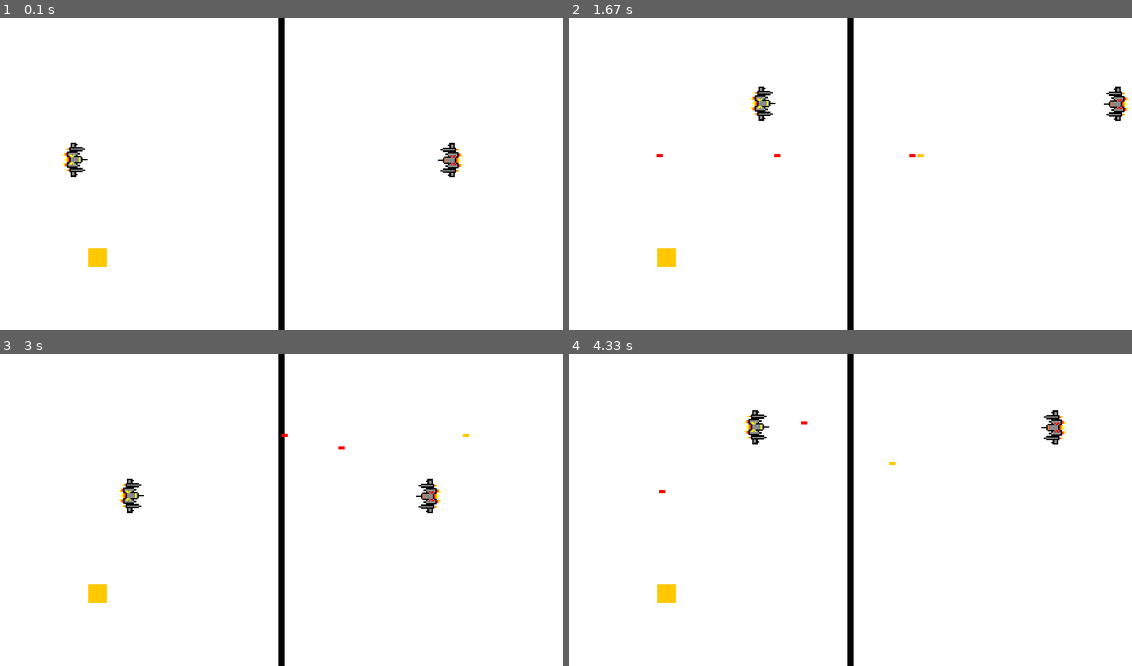
Above: before the commit, frames 1-4 (two rows, left to right).
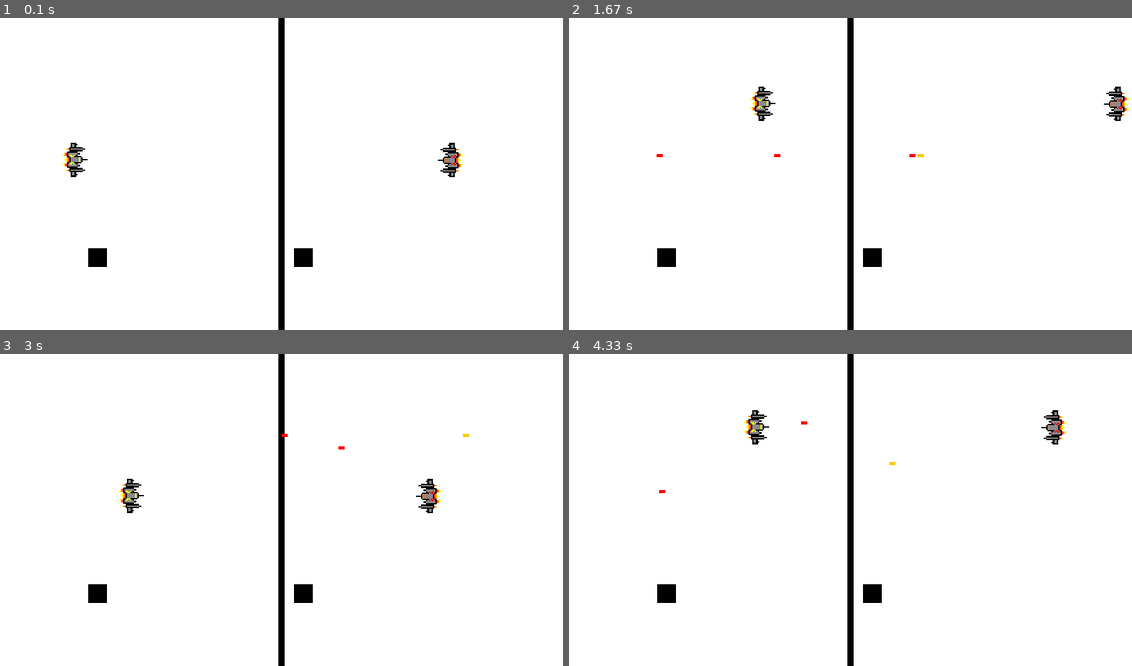
Above: after the commit, the same moments.

Repository: Brymir7/pygame01
Game: pygame game, started from main.py
Same seed, same stepped clock (60 frames per second), same inputs: the game is played once before the commit and once after it.
Inputs:
- Up to frame 1 (0.1 s): no input
- Up to frame 2 (1.67 s): tap Right Ctrl at 0.33, 0.73, 1.03, 1.23, 1.57 s; hold Right 0.67-1.13 s; hold D 0.67-1.13 s; tap Ctrl at 0.82 s; hold Up 1.17-1.47 s; hold W 1.17-1.47 s; hold Right from 1.5 s (still down); hold D from 1.5 s (still down)
- Up to frame 3 (3 s): tap Right Ctrl at 1.87, 2.07, 2.37, 2.63, 2.97 s; release Right at 1.97 s; release D at 1.97 s; hold Left 2-2.53 s; hold A 2-2.53 s; tap Ctrl at 2.15 s; hold Down 2.57-2.87 s; hold S 2.57-2.87 s; hold Left from 2.9 s (still down); hold A from 2.9 s (still down)
- Up to frame 4 (4.33 s): tap Right Ctrl at 3.27, 3.4, 3.8, 4.1 s; release Left at 3.3 s; release A at 3.3 s; hold Up 3.33-3.7 s; hold W 3.33-3.7 s; tap Ctrl at 3.48 s; hold Right from 3.73 s (still down); hold D from 3.73 s (still down)

The runs differ from the first frame. In frame 1, 0.4% of the frame differs, in the area x 15-56%, y 73-80%; in frame 2, 0.4%; in frame 3, 0.4%; in frame 4, 0.4%.

Commit message:
two powerups working

Diff:
--- a/main.py
+++ b/main.py
@@ -39,7 +39,7 @@
     for bullet in yellow_bullets:
         pygame.draw.rect(WIN, YELLOW, bullet)
     for powerup1 in powerup:
-        pygame.draw.rect(WIN, YELLOW, powerup1)
+        pygame.draw.rect(WIN, BLACK, powerup1)
     pygame.display.update()
 
 def yellow_handle_movement(keys_pressed, yellow, powerup):
@@ -54,7 +54,7 @@
     if yellow.colliderect(powerup):
             pygame.event.post(pygame.event.Event(YELLOW_POWERUP))
 
-def red_handle_movement(keys_pressed, red):
+def red_handle_movement(keys_pressed, red, powerup):
     if keys_pressed[pygame.K_LEFT] and red.x - VELOCITY - SPACESHIP_WIDTH // 2 > BORDER.x - 5:
             red.x -= VELOCITY
     if keys_pressed[pygame.K_RIGHT] and red.x + VELOCITY + SPACESHIP_WIDTH // 2 < WIDTH - 15:
@@ -63,6 +63,9 @@
             red.y -= VELOCITY
     if keys_pressed[pygame.K_DOWN] and red.y + VELOCITY + SPACESHIP_HEIGHT < HEIGHT - 15:
             red.y += VELOCITY
+    if red.colliderect(powerup):
+            pygame.event.post(pygame.event.Event(RED_POWERUP))
+
 def handle_bullets(yellow_bullets, red_bullets, yellow, red):
     for bullet in yellow_bullets:
         bullet.x += BULLET_VEL
@@ -78,8 +81,9 @@
             red_bullets.remove(bullet)
         if bullet.x < 0:
             red_bullets.remove(bullet)
-def handle_powerups(powerup, powerup1):
+def handle_powerups(powerup, powerup1, powerup2):
     powerup.append(powerup1)
+    powerup.append(powerup2)
 
 def main():
     yellow = pygame.Rect(100, 200, SPACESHIP_WIDTH, SPACESHIP_HEIGHT)
@@ -94,6 +98,7 @@
     yellow_health = 10
     red_health = 10
     powerup1 = pygame.Rect(random_value_yellow, random_value_height, 30, 30)
+    powerup2 = pygame.Rect(random_value_red, random_value_height, 30, 30)
     yellow_bullets = []
     red_bullets = []
     clock = pygame.time.Clock()
@@ -112,11 +117,11 @@
                     bullet = pygame.Rect(red.x, red.y + red.height//2 - 2, 10, 5)
                     red_bullets.append(bullet)
             if event.type == YELLOW_POWERUP:
-                max_bullets_upgrade_yellow =  max_bullets_upgrade_yellow + delta_time*0.25 *1
+                max_bullets_upgrade_yellow =  max_bullets_upgrade_yellow + delta_time*0.25
                 powerup.clear()
 
             if event.type == RED_POWERUP:
-                max_bullets_upgrade_red = max_bullets_upgrade_red + delta_time*1
+                max_bullets_upgrade_red = max_bullets_upgrade_red + delta_time*0.25
                 powerup.clear()
             if event.type == YELLOW_HIT:
                 yellow_health -= 1
@@ -128,11 +133,11 @@
             print("Game over")
             run = False
         if power == 0:
-            handle_powerups(powerup, powerup1)
+            handle_powerups(powerup, powerup1, powerup2)
             power = power+1
         keys_pressed = pygame.key.get_pressed()
         yellow_handle_movement(keys_pressed, yellow, powerup1)
-        red_handle_movement(keys_pressed, red)
+        red_handle_movement(keys_pressed, red, powerup2)
         handle_bullets(yellow_bullets, red_bullets, yellow, red)
         draw_window(yellow, red, yellow_bullets, red_bullets, powerup)
 
